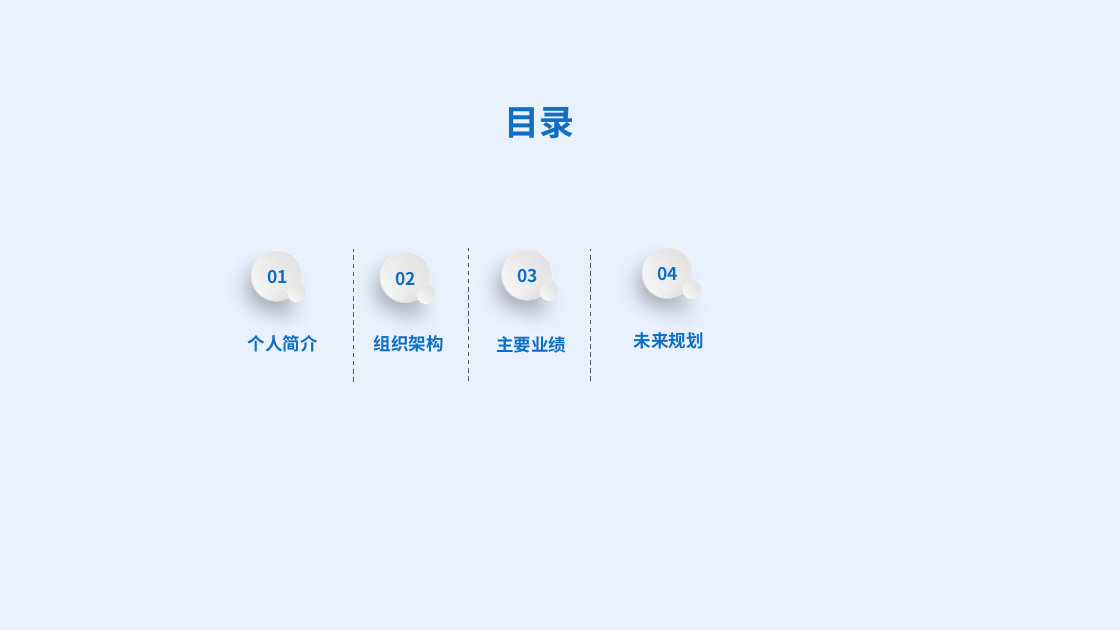
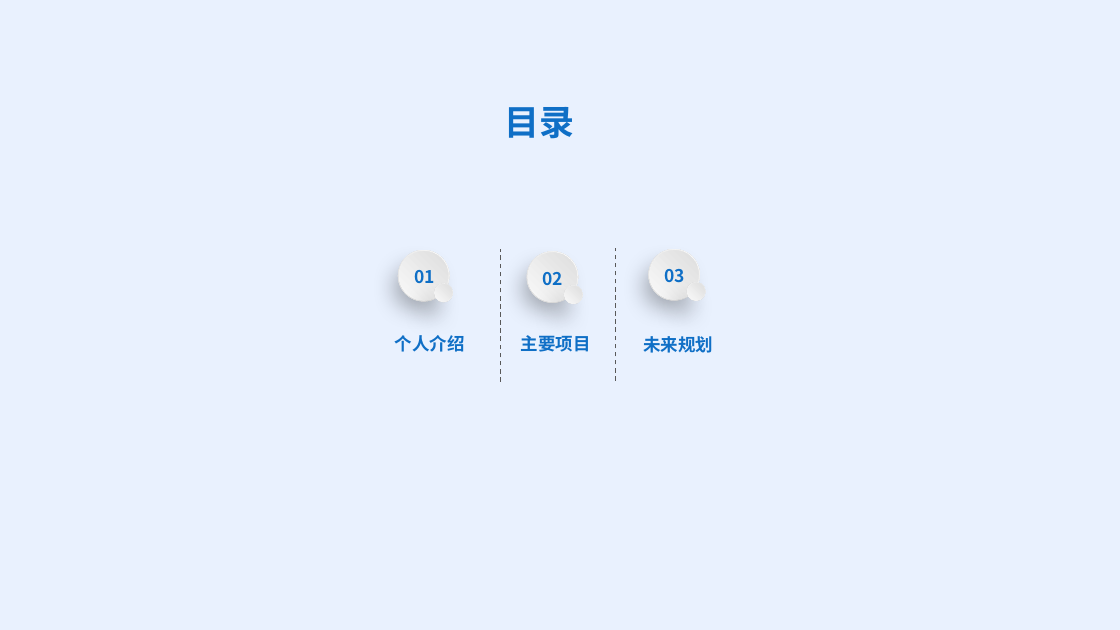
Before and after one commit to Wennie006/AI-myself, a slide deck: slide 2 of 答辩PPT.pptx. Drawn at 1120x630 pixels with LibreOffice and Linux fonts; fonts in the diff are those of the drawing; background and template pictures are left out. Boxes give left, top, right and bottom in pixels: in the first picture for what was removed or moved away, otherwise in the second. Text is boxed around its words. In the diff, an @@ line names an element or a change of style, - is before the commit and + after.

```diff
--- a/答辩PPT.pptx
+++ b/答辩PPT.pptx
@@ ellipse: place and size @@
-ellipse at [370,242,440,312]
+ellipse at [518,242,587,312]
@@ line removed from (591, 381) to (591, 249) @@
@@ 11 ellipses, 3 texts, 2 lines: place and size @@
-11 ellipses, 3 texts, 2 lines at [242,240,562,381]
+11 ellipses, 3 texts, 2 lines at [389,240,709,381]
@@ group removed at [633,238,704,308]: 4 ellipses, 1 text @@
-04
@@ text "未来规划": place and size @@
-text "未来规划" at [634,332,704,349]
+text "未来规划" at [643,336,713,353]
@@ text removed at [374,335,444,352] @@
-组织架构
@@ text at [395,335,465,352]: text changed @@
-个人简介
+个人介绍
@@ text at [521,335,591,352]: text changed @@
-主要业绩
+主要项目
```
Also in this commit, not shown: 9 other slides changed, 1 slide removed.
